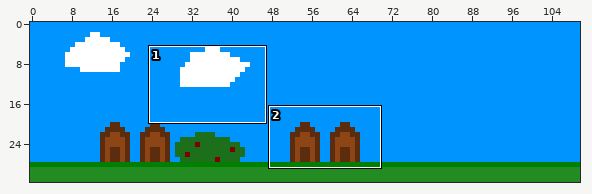
Two states of a Tiled map (JSON), Color Quest/Color Quest/assets/TileMaps/Tutorial.json. Above, an overview of the earlier version with the close-up marked.
Close-up. Old version:
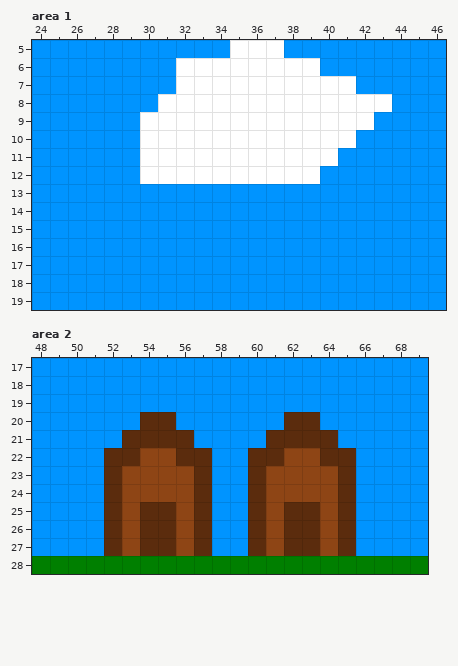
Cells are 32x32 px. Shown: area 1 x 24..46, y 5..19; area 2 x 48..69, y 17..28. The commit also changed other parts of the map, which this record leaves out.
After:
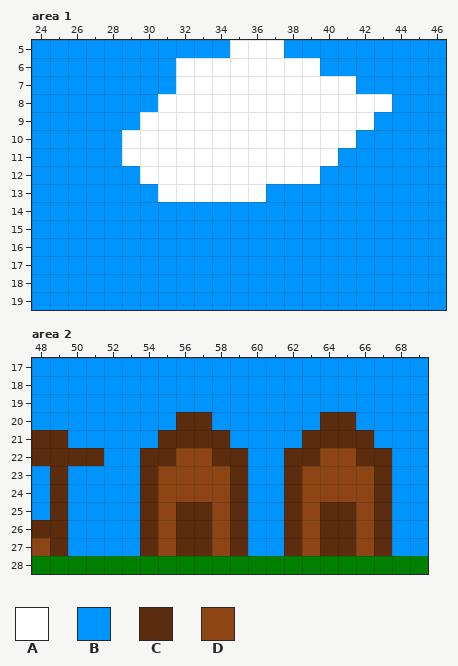
Key: from "color_tiles_tileset": A 13, B 52, C 78, D 79.
_ is an empty cell.
Change:
Layer "Background_0", area 1:
y 10..11: x 29 B -> A
y 13: x 31..36 BBBBBB -> AAAAAA
Layer "Background_0", area 2:
y 20: x 54..57 CCBB -> BBCC; x 62..65 CCBB -> BBCC
y 21: x 48..49 BB -> CC; x 53..54 CC -> BB; x 57..58 BB -> CC; x 61..62 CC -> BB; x 65..66 BB -> CC
y 22: x 48..67 BBBBCCDDCCBBCCDDCCBB -> CCCCBBCCDDCCBBCCDDCC
y 23..24: x 49 B -> C; x 52..54 CDD -> BBC; x 57..62 CBBCDD -> DDCBBC; x 65..67 CBB -> DDC
y 25: x 49 B -> C; x 52..53 CD -> BB; x 55..56 CD -> DC; x 58..61 BBCD -> DCBB; x 63..64 CD -> DC; x 66..67 BB -> DC
y 26: x 48..49 BB -> CC; x 52..53 CD -> BB; x 55..56 CD -> DC; x 58..61 BBCD -> DCBB; x 63..64 CD -> DC; x 66..67 BB -> DC
y 27: x 48..49 BB -> DC; x 52..53 CD -> BB; x 55..56 CD -> DC; x 58..61 BBCD -> DCBB; x 63..64 CD -> DC; x 66..67 BB -> DC
Changed places in both close-ups, as pixel boxes (x1, y1, x2, y2):
changed: (122, 130, 140, 166)
changed: (158, 184, 266, 202)
changed: (32, 412, 392, 556)
